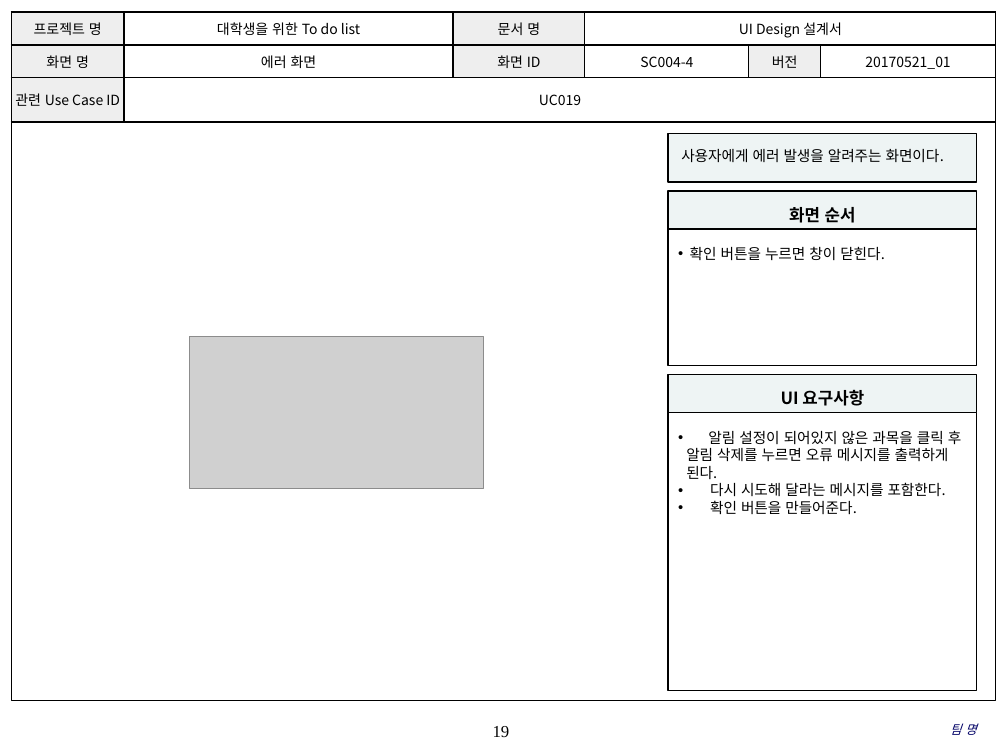
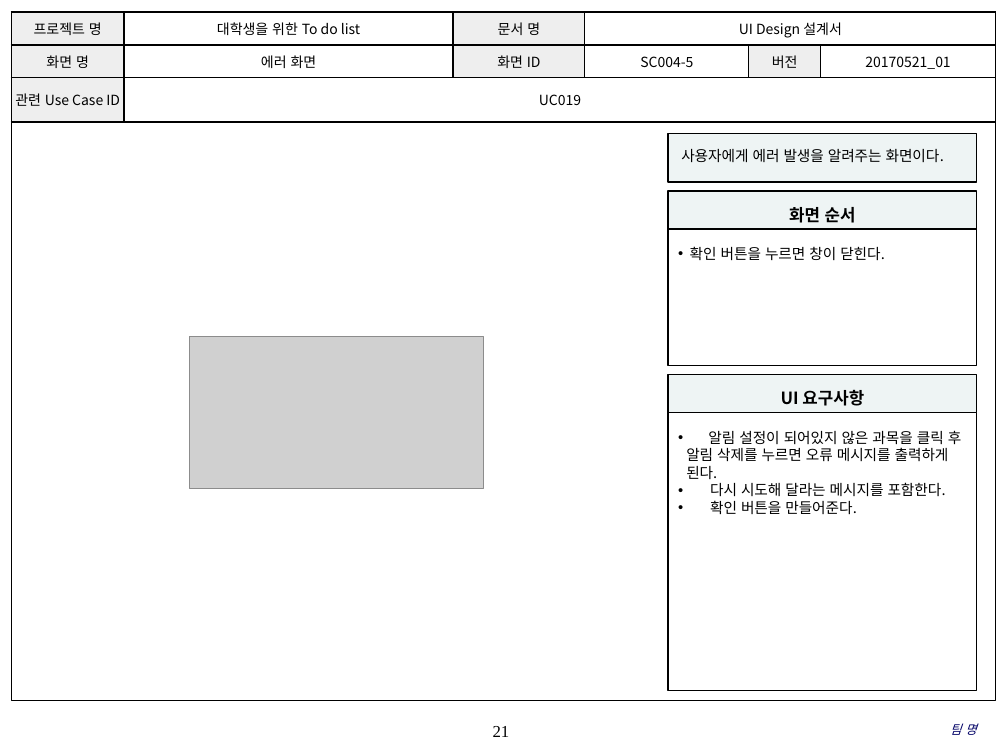
Before and after one commit to SE-admin/SE2017_4_tuna, a slide deck: slide 21 of doc/3_ 설계서/UI Design 설계서.pptx (slide 19 before the commit). Drawn at 1008x756 pixels with LibreOffice and Linux fonts; fonts in the diff are those of the drawing; grey boxes stand for pictures; background and template pictures are left out. Boxes give left, top, right and bottom in pixels: in the first picture for what was removed or moved away, otherwise in the second. Text is boxed around its words. In the diff, an @@ line names an element or a change of style, - is before the commit and + after.

```diff
--- a/doc/3_ 설계서/UI Design 설계서.pptx
+++ b/doc/3_ 설계서/UI Design 설계서.pptx
@@ table at (x1=11, y1=12, x2=996, y2=116) @@
-row 2, column 4: SC004-4
+row 2, column 4: SC004-5
@@ page number at (x1=493, y1=726, x2=510, y2=737): text changed @@
-19
+21
```
Also in this commit, not shown: 6 other slides changed, 2 slides added.
